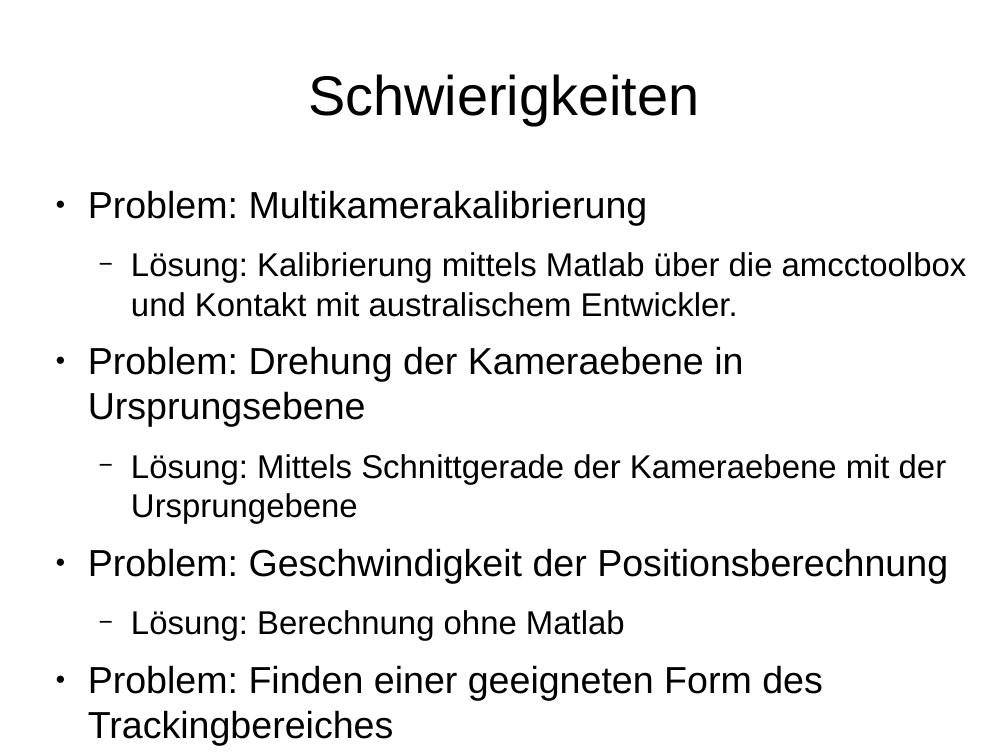
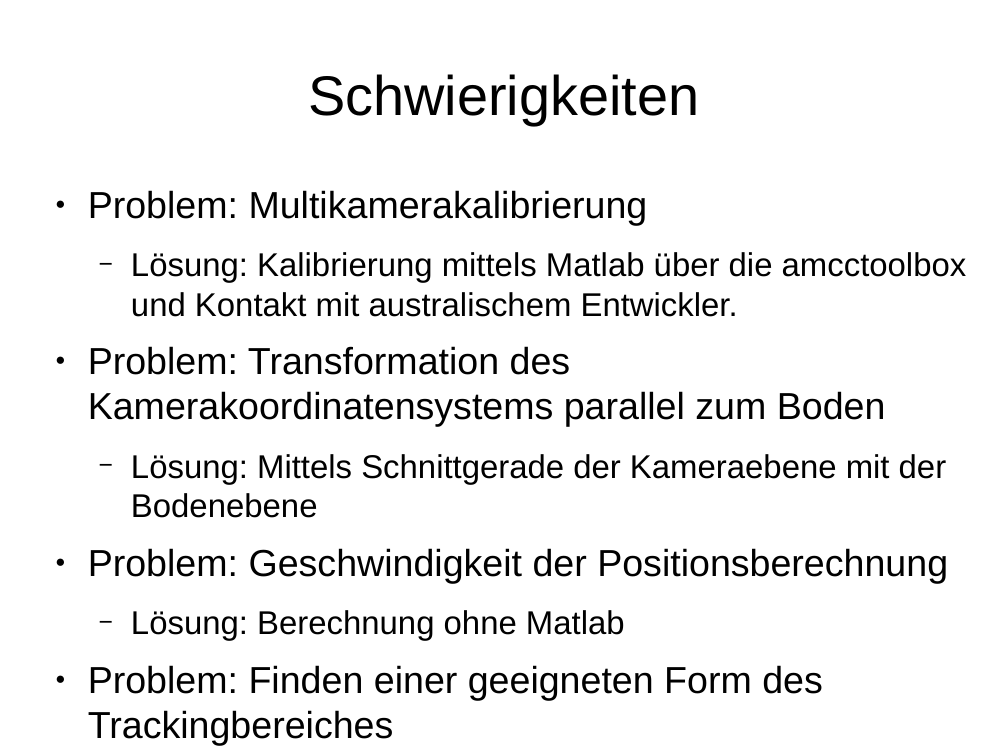
Before and after one commit to KITrokopter/Presentation, a slide deck: slide 3 of Folien Positionmodul PSE.odp. Drawn at 1008x756 pixels with LibreOffice and Linux fonts; fonts in the diff are those of the drawing. Boxes give left, top, right and bottom in pixels: in the first picture for what was removed or moved away, otherwise in the second. Text is boxed around its words. In the diff, an @@ line names an element or a change of style, - is before the commit and + after.

```diff
--- a/Folien Positionmodul PSE.odp
+++ b/Folien Positionmodul PSE.odp
@@ text at <box>88,346,947,518</box>: text changed; size 25.9 to 29.6 pt @@
-● Problem: Drehung der Kameraebene in Ursprungsebene
-  − Lösung: Mittels Schnittgerade der Kameraebene mit der Ursprungebene
+● Problem: Transformation des Kamerakoordinatensystems parallel zum Boden
+  − Lösung: Mittels Schnittgerade der Kameraebene mit der Bodenebene
```
Also in this commit, not shown: 2 slides added, 1 slide removed.
